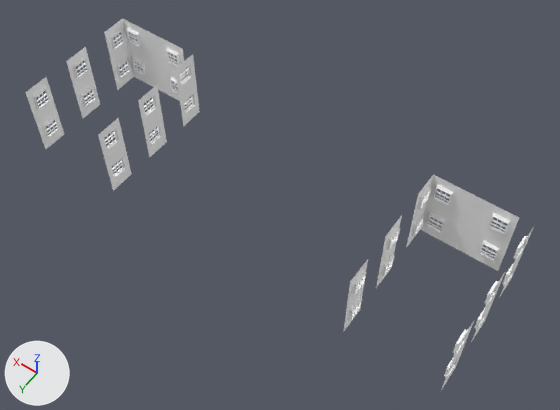
Two versions of the OBJ model Games/GuruttoWorld/Assets/Models/GuidanceLab/City1B/Baked/Block-1-7.obj, one commit apart.
Rendered twice from a camera (50 mm lens) standing at (-20.8, 67.1, 44.2) and looking at (-1.6, 40.3, 2.1). The lights are fixed; the arrows at lower left show +X, +Y and +Z. The picture after the commit comes second. Where no turn or scale is listed for an object, it has been applied to the vertices. Vertices at exactly the same position are counted once.

The first picture shows 'Block-1-7'.
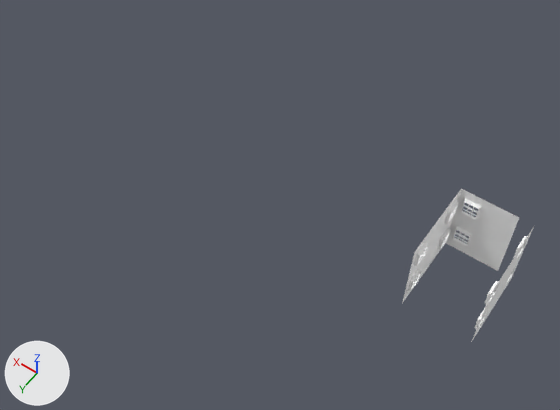
The newer file is also turned or shifted as a whole; pictures and numbers use the older file's frame.

The change, as a diff of the scene's bpy script:
```diff
--- a/Games/GuruttoWorld/Assets/Models/GuidanceLab/City1B/Baked/Block-1-7.obj.py
+++ b/Games/GuruttoWorld/Assets/Models/GuidanceLab/City1B/Baked/Block-1-7.obj.py
@@ me_block_1_7 @@
 # used by ob_block_1_7; location = (0.0, 0.0, 0.0)
-me_block_1_7.from_pydata(...)  # 10294 vertices, 17328 faces; spans x -17.0..17.0, y 35.0..45.0, z 0.0..6.0
+me_block_1_7.from_pydata(...)  # 3278 vertices, 5548 faces; spans x -17.0..-12.0, y 35.0..41.0, z 0.0..6.0
+# me_block_1_7 part 1: the loose piece of 124 vertices spanning x -11.5..-10.5, y 35.1..35.2, z 1.1..2.2 is moved by (-2.0, 0.0, 0.0)
+# me_block_1_7 part 2: the loose piece of 128 vertices spanning x -15.5..-14.5, y 35.2, z 1.1..2.2 is moved by (2.0, 0.0, 0.0)
+# me_block_1_7 part 3: the loose piece of 124 vertices spanning x -11.5..-10.5, y 35.1..35.2, z 4.1..5.2 is moved by (-2.0, 0.0, 0.0)
+# me_block_1_7 part 4: the loose piece of 128 vertices spanning x -15.5..-14.5, y 35.2, z 4.1..5.2 is moved by (2.0, 0.0, 0.0)
+# me_block_1_7 part 5: the loose piece of 128 vertices spanning x -10.2, y 35.5..36.5, z 1.1..2.2 is moved by (-2.0, 0.0, 0.0)
+# me_block_1_7 part 6: the loose piece of 128 vertices spanning x -10.2, y 39.5..40.5, z 1.1..2.2 is moved by (-2.0, 0.0, 0.0)
+# me_block_1_7 part 7: the loose piece of 128 vertices spanning x -10.2, y 35.5..36.5, z 4.1..5.2 is moved by (-2.0, 0.0, 0.0)
+# me_block_1_7 part 8: the loose piece of 128 vertices spanning x -10.2, y 39.5..40.5, z 4.1..5.2 is moved by (-2.0, 0.0, 0.0)
+# me_block_1_7 part 9: 53 loose pieces with 7073 vertices, spanning x -17.0..17.0, y 35.0..45.0, z 0.0..6.0, are deleted
+# me_block_1_7 part 10: 321 vertices removed from x -16.0..-10.0, y 35.0..37.0, z 0.0..6.0; 378 vertices added at x -17.0..-12.0, y 35.0..41.0, z 0.0..6.0
+# other edits to the shape of me_block_1_7 do not show in these pictures
 me_block_1_7.materials.append(mat_white)
```

What differs and where, as boxes [x1, y1, x2, y2] in the pictures (560 x 410 px; the box of a moved part takes in the faces that stretch with it):
'Block-1-7', reshaped (74% narrower, 59% shorter): before [25, 18, 535, 390]; after [402, 189, 535, 341]
part 1 of me_block_1_7, moved or reshaped: before [429, 214, 444, 228]; after [455, 232, 471, 245]
part 2 of me_block_1_7, moved or reshaped: before [480, 243, 497, 261]; after [453, 229, 470, 246]
part 3 of me_block_1_7, moved or reshaped: before [436, 186, 452, 205]; after [464, 205, 478, 218]
part 4 of me_block_1_7, moved or reshaped: before [489, 216, 508, 234]; after [461, 201, 479, 220]
part 5 of me_block_1_7, moved or reshaped: before [414, 216, 424, 236]; after [440, 230, 451, 250]
part 6 of me_block_1_7, moved or reshaped: before [384, 256, 394, 276]; after [410, 271, 421, 292]
part 7 of me_block_1_7, moved or reshaped: before [420, 188, 431, 209]; after [447, 202, 459, 224]
part 8 of me_block_1_7, moved or reshaped: before [389, 228, 400, 250]; after [417, 244, 428, 266]
part 9 of me_block_1_7, deleted: before [25, 18, 509, 390]
part 10 of me_block_1_7, moved or reshaped: before [406, 174, 519, 271]; after [402, 189, 521, 325]
